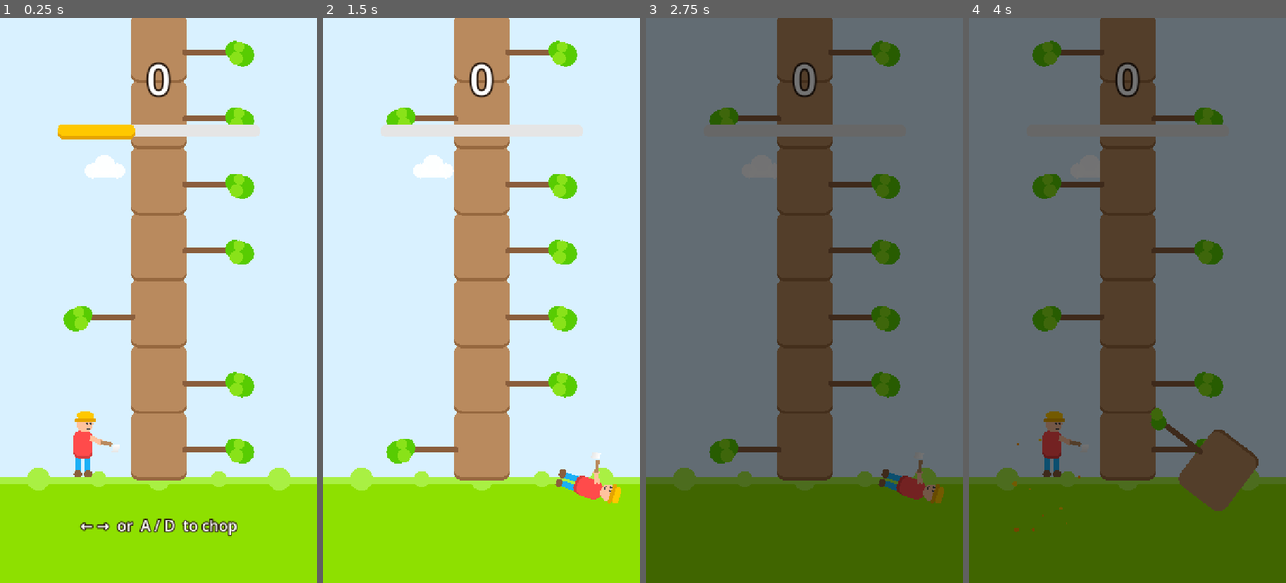
Above: before the commit, frames 1-4 (left to right).
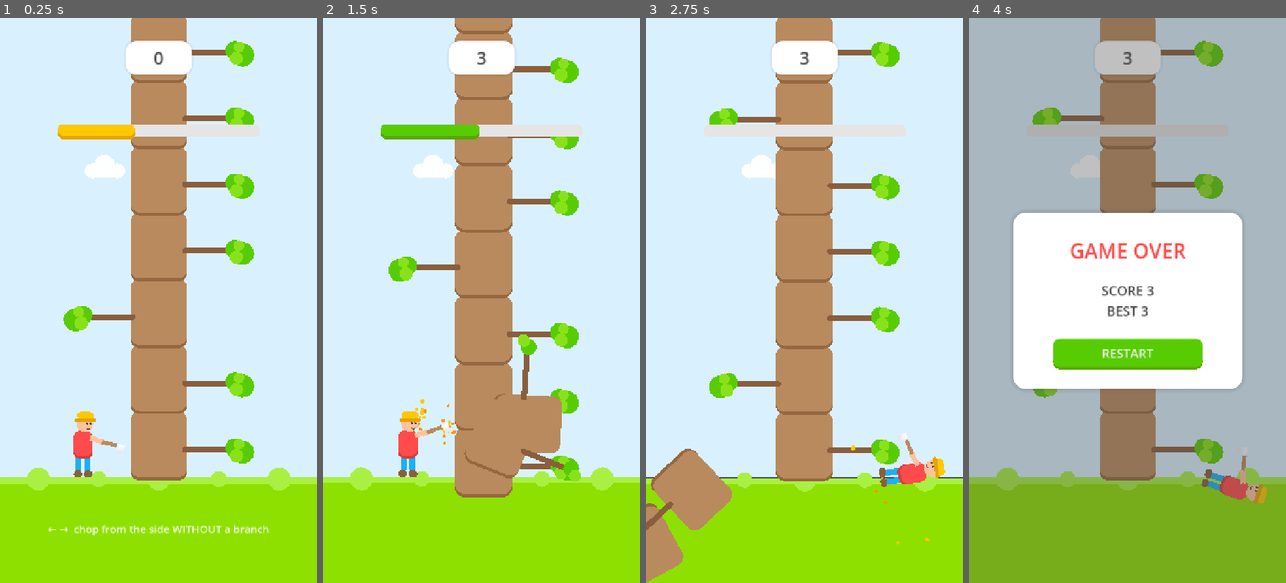
Above: after the commit, the same moments.

Repository: spr021/lumber-jack
Game: Godot game, scene res://scenes/main.tscn
Same seed, same stepped clock (60 frames per second), same inputs: the game is played once before the commit and once after it.
Inputs (mouse positions are in pixels of both pictures, inside the frame that each line leads up to):
- Up to frame 1 (0.25 s): no input
- Up to frame 2 (1.5 s): tap Enter (ui_accept) at 0.5, 0.77 s; move the mouse to (551, 272) at 0.52 s; hold Right (ui_right) 0.53-1.28 s; click (551, 272) at 0.67 s; move the mouse to (418, 328) at 1.27 s; hold Left (ui_left) from 1.28 s (still down); click (418, 328) at 1.42 s
- Up to frame 3 (2.75 s): tap Enter (ui_accept) at 1.52 s; move the mouse to (836, 176) at 2.02 s; release Left (ui_left) at 2.03 s; hold Right (ui_right) from 2.03 s (still down); click (836, 176) at 2.17 s
- Up to frame 4 (4 s): move the mouse to (1111, 413) at 2.77 s; click (1111, 413) at 2.92 s; tap Enter (ui_accept) at 3.02 s; release Right (ui_right) at 3.5 s; click (1127, 351) at 3.5 s, where only the run after the commit has a clickable "RESTART"

The runs differ from the first frame. In frame 1, 2.4% of the frame differs, in the area x 15-85%, y 4-92%; in frame 2, 13%; in frame 3, 100%, in the area x 0-100%, y 0-100%; in frame 4, 100%.
Error before the commit: Invalid assignment of property or key 'text' with value of type 'String' on a base object of type 'null instance'. (res://scripts/main.gd:142)

Commit message:
feat: Duolingo-style visual overhaul
- Chunky rounded blocks with darker bottom edges (tree logs, jack,
  time bar) in the bright Duolingo palette
- Lumberjack redrawn: hard hat, smiley face, flat rounded body
- UI rebuilt: white rounded score pill and game-over card with green
  RESTART button (StyleBoxFlat), no more outlined text
- Time bar thresholds retuned (green >40%), degenerate polygon guard
- Fresh README screenshots in the new style

Diff:
--- a/scenes/main.tscn
+++ b/scenes/main.tscn
@@ -1,42 +1,80 @@
-[gd_scene load_steps=6 format=3 uid="uid://ytj6waougeiu"]
+[gd_scene load_steps=11 format=3 uid="uid://ytj6waougeiu"]
 
 [ext_resource type="Script" uid="uid://camgmcl4t5l1k" path="res://scripts/main.gd" id="1_main"]
 
 [sub_resource type="LabelSettings" id="LabelSettings_score"]
-font_size = 96
-outline_size = 18
-outline_color = Color(0.16, 0.1, 0.06, 1)
+font_size = 40
+font_color = Color(0.294, 0.294, 0.294, 1)
+
+[sub_resource type="LabelSettings" id="LabelSettings_hint"]
+font_size = 24
+font_color = Color(1, 1, 1, 0.92)
 
 [sub_resource type="LabelSettings" id="LabelSettings_over"]
-font_size = 84
-outline_size = 16
-outline_color = Color(0.2, 0.06, 0.05, 1)
+font_size = 46
+font_color = Color(1, 0.294, 0.294, 1)
 
 [sub_resource type="LabelSettings" id="LabelSettings_final"]
-font_size = 54
-outline_size = 12
-outline_color = Color(0.16, 0.1, 0.06, 1)
+font_size = 30
+font_color = Color(0.294, 0.294, 0.294, 1)
 
-[sub_resource type="LabelSettings" id="LabelSettings_hint"]
-font_size = 34
-outline_size = 10
-outline_color = Color(0.16, 0.1, 0.06, 1)
+[sub_resource type="StyleBoxFlat" id="StyleBox_score"]
+bg_color = Color(1, 1, 1, 1)
+corner_radius_top_left = 24
+corner_radius_top_right = 24
+corner_radius_bottom_right = 24
+corner_radius_bottom_left = 24
+shadow_color = Color(0.294, 0.294, 0.294, 0.12)
+shadow_size = 6
+
+[sub_resource type="StyleBoxFlat" id="StyleBox_card"]
+bg_color = Color(1, 1, 1, 1)
+corner_radius_top_left = 28
+corner_radius_top_right = 28
+corner_radius_bottom_right = 28
+corner_radius_bottom_left = 28
+shadow_color = Color(0.294, 0.294, 0.294, 0.18)
+shadow_size = 10
+
+[sub_resource type="StyleBoxFlat" id="StyleBox_btn"]
+bg_color = Color(0.345, 0.8, 0.008, 1)
+corner_radius_top_left = 16
+corner_radius_top_right = 16
+corner_radius_bottom_right = 16
+corner_radius_bottom_left = 16
+border_width_bottom = 6
+border_color = Color(0.345, 0.655, 0, 1)
+
+[sub_resource type="StyleBoxFlat" id="StyleBox_btn_pressed"]
+bg_color = Color(0.345, 0.655, 0, 1)
+corner_radius_top_left = 16
+corner_radius_top_right = 16
+corner_radius_bottom_right = 16
+corner_radius_bottom_left = 16
+
+[sub_resource type="StyleBoxEmpty" id="StyleBox_focus"]
 
 [node name="Main" type="Node2D"]
 script = ExtResource("1_main")
 
 [node name="UI" type="CanvasLayer" parent="."]
 
-[node name="ScoreLabel" type="Label" parent="UI"]
-anchors_preset = 5
-anchor_left = 0.5
-anchor_right = 0.5
-offset_left = -220.0
-offset_top = 70.0
-offset_right = 220.0
-offset_bottom = 200.0
+[node name="ScorePanel" type="Panel" parent="UI"]
+offset_left = 285.0
+offset_top = 52.0
+offset_right = 435.0
+offset_bottom = 128.0
+mouse_filter = 2
+theme_override_styles/panel = SubResource("StyleBox_score")
+
+[node name="ScoreLabel" type="Label" parent="UI/ScorePanel"]
+anchors_preset = 15
+anchor_right = 1.0
+anchor_bottom = 1.0
+grow_horizontal = 2
+grow_vertical = 2
+label_settings = SubResource("LabelSettings_score")
 text = "0"
-label_settings = SubResource("LabelSettings_score")
 horizontal_alignment = 1
 vertical_alignment = 1
 
@@ -46,49 +84,64 @@
 anchor_right = 1.0
 anchor_bottom = 1.0
 mouse_filter = 2
-color = Color(0, 0, 0, 0.55)
+color = Color(0.294, 0.294, 0.294, 0.35)
 
-[node name="GameOverLabel" type="Label" parent="UI"]
+[node name="GameOverCard" type="Panel" parent="UI"]
 visible = false
-anchors_preset = 10
+anchor_left = 0.5
+anchor_top = 0.5
+anchor_right = 0.5
+anchor_bottom = 0.5
+offset_left = -260.0
+offset_top = -200.0
+offset_right = 260.0
+offset_bottom = 200.0
+theme_override_styles/panel = SubResource("StyleBox_card")
+
+[node name="GameOverLabel" type="Label" parent="UI/GameOverCard"]
 anchor_right = 1.0
-offset_top = 420.0
-offset_bottom = 560.0
+offset_top = 46.0
+offset_bottom = 130.0
+label_settings = SubResource("LabelSettings_over")
 text = "GAME OVER"
-label_settings = SubResource("LabelSettings_over")
 horizontal_alignment = 1
 vertical_alignment = 1
 
-[node name="FinalLabel" type="Label" parent="UI"]
-visible = false
-anchors_preset = 10
+[node name="FinalLabel" type="Label" parent="UI/GameOverCard"]
 anchor_right = 1.0
-offset_top = 580.0
-offset_bottom = 730.0
+offset_top = 150.0
+offset_bottom = 250.0
+label_settings = SubResource("LabelSettings_final")
 text = "SCORE 0"
-label_settings = SubResource("LabelSettings_final")
 horizontal_alignment = 1
 vertical_alignment = 1
 
-[node name="RestartLabel" type="Label" parent="UI"]
-visible = false
-anchors_preset = 10
-anchor_right = 1.0
-offset_top = 960.0
-offset_bottom = 1030.0
-text = "ENTER / TAP to restart"
-label_settings = SubResource("LabelSettings_hint")
-horizontal_alignment = 1
-vertical_alignment = 1
+[node name="RestartButton" type="Button" parent="UI/GameOverCard"]
+anchor_left = 0.5
+anchor_top = 1.0
+anchor_right = 0.5
+anchor_bottom = 1.0
+offset_left = -170.0
+offset_top = -114.0
+offset_right = 170.0
+offset_bottom = -44.0
+theme_override_colors/font_color = Color(1, 1, 1, 1)
+theme_override_colors/font_pressed_color = Color(1, 1, 1, 1)
+theme_override_font_sizes/font_size = 28
+theme_override_styles/normal = SubResource("StyleBox_btn")
+theme_override_styles/hover = SubResource("StyleBox_btn")
+theme_override_styles/pressed = SubResource("StyleBox_btn_pressed")
+theme_override_styles/focus = SubResource("StyleBox_focus")
+text = "RESTART"
 
 [node name="HintLabel" type="Label" parent="UI"]
 anchors_preset = 12
 anchor_top = 1.0
 anchor_right = 1.0
 anchor_bottom = 1.0
-offset_top = -160.0
-offset_bottom = -100.0
-text = "← →  or  A / D  to chop"
+offset_top = -150.0
+offset_bottom = -96.0
 label_settings = SubResource("LabelSettings_hint")
+text = "← →  chop from the side WITHOUT a branch"
 horizontal_alignment = 1
 vertical_alignment = 1
--- a/scripts/main.gd
+++ b/scripts/main.gd
@@ -470,16 +470,18 @@
 	var track := Rect2(x, y, BAR_W, BAR_H)
 	draw_polygon(_rounded_points(track, BAR_H * 0.5), PackedColorArray([STEEL]))
 	var frac := time_left / TIME_MAX
-	if frac > 0.01:
+	# Skip the fill when it is thinner than one capsule corner radius, so the
+	# rounded polygon never degenerates.
+	if frac > 0.06:
 		var pulse := 1.0
 		if time_left < 0.5:
 			pulse = 0.65 + 0.35 * absf(sin(elapsed * 9.0))
 		var fill := BAR_GREEN
 		var edge := BAR_GREEN_D
-		if frac <= 0.25:
+		if frac <= 0.2:
 			fill = BAR_RED
 			edge = BAR_RED_D
-		elif frac <= 0.5:
+		elif frac <= 0.4:
 			fill = BAR_YELLOW
 			edge = BAR_YELLOW_D
 		if miss_flash > 0.0:
@@ -580,11 +582,11 @@
 	# Arm and axe recoil back for a moment after each chop.
 	var ang := -1.3 * swing_t
 	var shoulder := Vector2(8.0, -92.0)
-	var hand := shoulder + Vector2(31.0, 12.0).rotated(ang)
+	var hand := shoulder + Vector2(35.0, 12.0).rotated(ang)
 	draw_line(shoulder, hand, SKIN, 12.0)
 	draw_circle(shoulder, 9.0, SHIRT)
 	draw_circle(hand, 7.0, SKIN)
-	var tip := hand + Vector2(27.0, 6.0).rotated(ang)
+	var tip := hand + Vector2(34.0, 8.0).rotated(ang)
 	draw_line(hand, tip, HANDLE_WOOD, 9.0)
 	var dir2 := (tip - hand).normalized()
 	var perp := Vector2(-dir2.y, dir2.x)
Binary file changed: screenshots/game-over.png
Binary file changed: screenshots/gameplay.png
Binary file changed: screenshots/mobile.png
